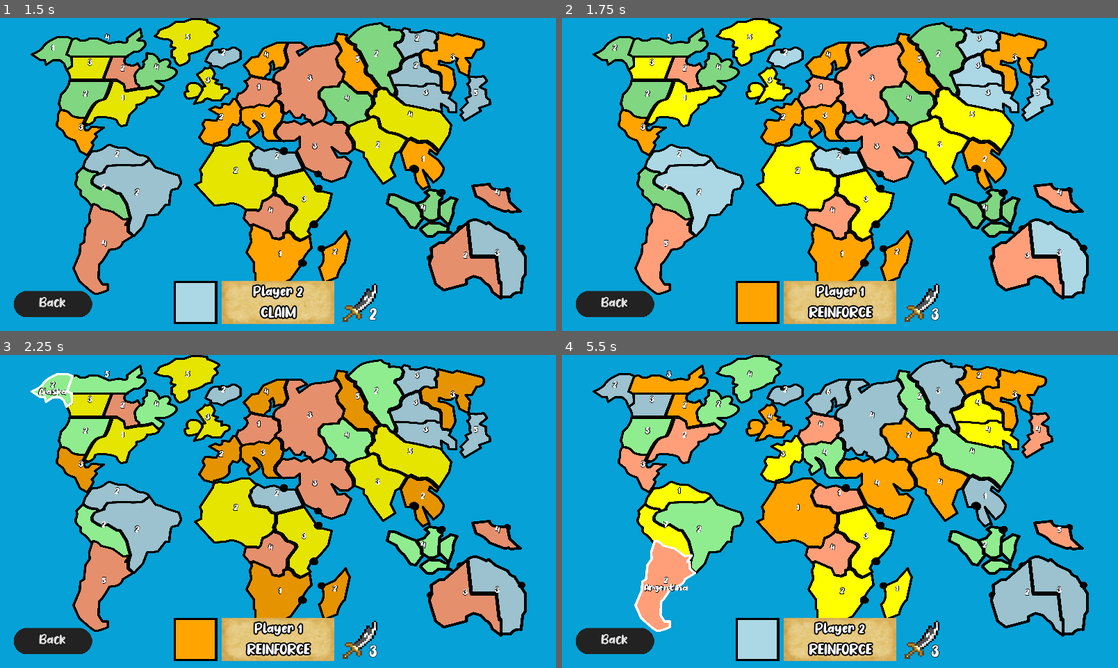
Above: before the commit, frames 1-4 (two rows, left to right).
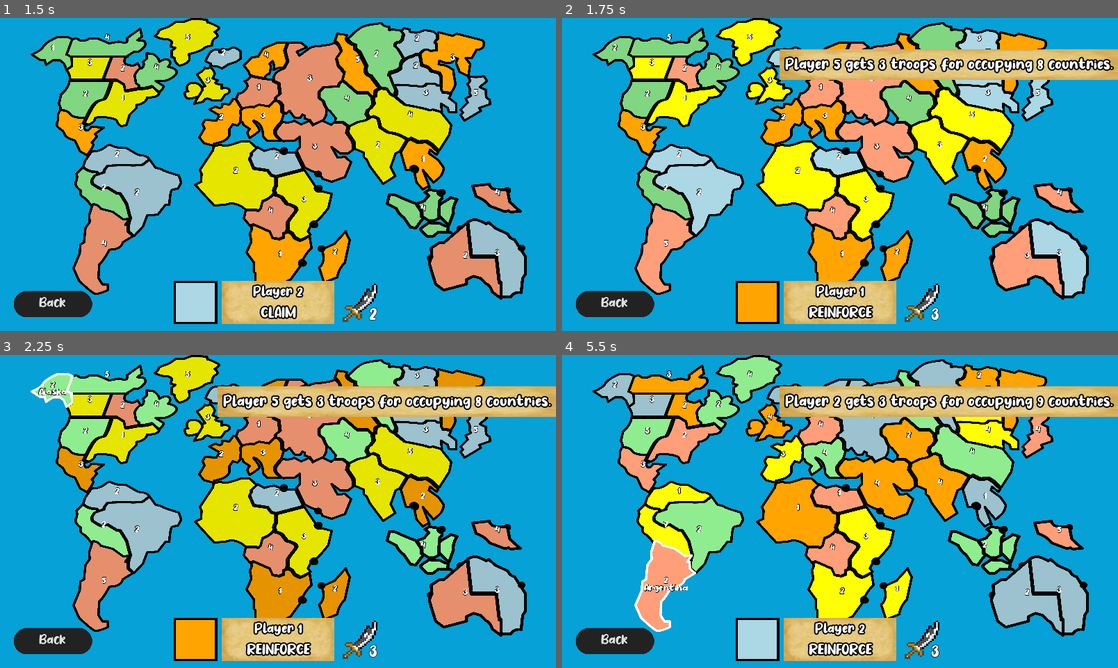
Above: after the commit, the same moments.

Repository: argosopentech/Conquest
Game: Godot game, scene res://Source/Main/Main.tscn
Two runs of this game, one before a commit and one after it. Both use one fixed random seed, a clock stepped at 60 frames per second and the inputs below.
Inputs (mouse positions are in pixels of both pictures, inside the frame that each line leads up to):
- Up to frame 1 (1.5 s): click "Play" at 0.5 s; tap Enter (ui_accept) at 1.25 s; move the mouse to (344, 102) at 1.27 s; hold M (move) from 1.28 s (still down); click (344, 102) at 1.42 s
- Up to frame 2 (1.75 s): keep holding M (move); tap Enter (ui_accept) at 1.52 s
- Up to frame 3 (2.25 s): tap Enter (ui_accept) at 2 s; move the mouse to (50, 389) at 2.02 s; release M (move) at 2.03 s; tap Right (next) at 2.1 s; click (50, 389) at 2.17 s
- Up to frame 4 (5.5 s): tap Enter (ui_accept) at 2.27, 5.27 s; click "Back" at 2.75 s; click "Play" at 3.5 s; move the mouse to (650, 405) at 4.27 s; hold Left (previous) 4.28-5.03 s; click (650, 405) at 4.42 s; move the mouse to (667, 586) at 5.02 s; tap Tab (reveal_country_names) at 5.1 s; click (667, 586) at 5.17 s

Frame 1 is identical in both runs. In frame 2, 5.9% of the frame differs, in the area x 39-100%, y 10-20%; in frame 3, 5.9%; in frame 4, 5.9%.
Error after the commit: Invalid operands 'String' and 'int' in operator '+'. (res://Source/Gameplay/StateMachine/PlayerStates/DraftState.gd:44)

Commit message:
Player Activity

Diff:
--- /dev/null
+++ b/Source/Gameplay/HUD/PlayerActivity.gd
@@ -0,0 +1,19 @@
+extends TextureRect
+
+class_name PlayerActivity
+
+onready var activity_label = $Label
+
+func _ready():
+	yield(get_tree().create_timer(3), "timeout")
+	queue_free()
+
+func set_activity(activity):
+	var activity_size_before = activity_label.rect_size
+	activity_label.text = activity
+	var activity_size_difference = activity_label.rect_size - activity_size_before
+	rect_size += activity_size_difference
+	rect_min_size = rect_size
+
+func get_activity():
+	return activity_label.text
--- /dev/null
+++ b/Source/Gameplay/HUD/PlayerActivity.tscn
@@ -0,0 +1,38 @@
+[gd_scene load_steps=5 format=2]
+
+[ext_resource path="res://Assets/Fonts/no_virus/No Virus.ttf" type="DynamicFontData" id=1]
+[ext_resource path="res://Assets/Graphics/Textures/old_paper.png" type="Texture" id=2]
+[ext_resource path="res://Source/Gameplay/HUD/PlayerActivity.gd" type="Script" id=3]
+
+[sub_resource type="DynamicFont" id=1]
+size = 36
+outline_size = 3
+outline_color = Color( 0, 0, 0, 1 )
+use_filter = true
+font_data = ExtResource( 1 )
+
+[node name="PlayerActivity" type="TextureRect"]
+anchor_left = 1.0
+anchor_right = 1.0
+margin_left = -780.0
+margin_top = 72.0
+margin_bottom = 142.0
+grow_horizontal = 0
+texture = ExtResource( 2 )
+expand = true
+script = ExtResource( 3 )
+__meta__ = {
+"_edit_use_anchors_": false
+}
+
+[node name="Label" type="Label" parent="."]
+anchor_right = 1.0
+anchor_bottom = 1.0
+grow_horizontal = 0
+custom_fonts/font = SubResource( 1 )
+text = "Player 4 gets 2 troops for occupying 11 countries."
+align = 1
+valign = 1
+__meta__ = {
+"_edit_use_anchors_": false
+}
--- a/Source/Gameplay/Player/Player.gd
+++ b/Source/Gameplay/Player/Player.gd
@@ -19,6 +19,9 @@
 
 onready var player_state = load("res://Source/Gameplay/StateMachine/PlayerStates/PlacementState.gd").new()
 onready var hud: ActivePlayerHUD = find_node("ActivePlayerHUD")
+onready var activities = find_node("Activities")
+
+var Activity = preload("res://Source/Gameplay/HUD/PlayerActivity.tscn")
 
 signal turn_completed
 
@@ -31,6 +34,13 @@
 	setup_state()
 	setup_hud()
 	connect("turn_completed", self, "turn_complete")
+
+var one_activity = false
+
+func set_activity(activity):
+	var player_activity = Activity.instance()
+	activities.add_child(player_activity)
+	player_activity.set_activity(activity)
 
 func setup_hud():
 	hud.set_player_name(name)
--- a/Source/Gameplay/Player/Player.tscn
+++ b/Source/Gameplay/Player/Player.tscn
@@ -12,3 +12,14 @@
 margin_top = -116.0
 margin_bottom = -16.0
 mouse_filter = 2
+
+[node name="Activities" type="VBoxContainer" parent="HUD"]
+anchor_left = 1.0
+anchor_right = 1.0
+margin_left = -40.0
+margin_top = 72.0
+margin_bottom = 112.0
+grow_horizontal = 0
+__meta__ = {
+"_edit_use_anchors_": false
+}
--- a/Source/Gameplay/StateMachine/PlayerStates/DraftState.gd
+++ b/Source/Gameplay/StateMachine/PlayerStates/DraftState.gd
@@ -21,7 +21,9 @@
 	var default = int(player.countries_occupied / 3)
 	if default < 3:
 		default = 3
-	print("Player ", player.name, " gets ", default, " troops for occupying ", player.countries_occupied, " countries.")
+	var activity = "Player " + player.name + " gets " + str(default) + " troops for occupying " + str(player.countries_occupied) + " countries."
+	print(activity)
+	player.set_activity(activity)
 	player.increment_reinforcement(default)
 	add_continental_bonus(player)
 	add_first_turn_bonus(player)
@@ -29,7 +31,9 @@
 func add_continental_bonus(player: Player):
 	for continent in bonus_troops.keys():
 		if player.countries_occupied_in_continents[continent] == GamePlay.total_countries_in_continents[continent]:
-			print("Player gets ", bonus_troops[continent], " for occupying ", continent)
+			var activity = "Player gets " + str(bonus_troops[continent]) + " for occupying " + continent
+			print(activity)
+			player.set_activity(activity)
 			player.increment_reinforcement(bonus_troops[continent])
 
 func add_first_turn_bonus(player: Player):
@@ -37,7 +41,9 @@
 		var player_name = int(player.name)
 		if player_name > 3:
 			var turn_bonus = player_name % 3
-			print("Player ", player_name, " gets ", turn_bonus, " for being at ", player_name, " position")
+			var activity = "Player " + player_name + " gets " + str(turn_bonus) + " for being at " + player_name + " position"
+			print(activity)
+			player.set_activity(activity)
 			player.increment_reinforcement(turn_bonus)
 		player.first_turn = false
 
--- a/project.godot
+++ b/project.godot
@@ -78,6 +78,11 @@
 "class": "Player",
 "language": "GDScript",
 "path": "res://Source/Gameplay/Player/Player.gd"
+}, {
+"base": "TextureRect",
+"class": "PlayerActivity",
+"language": "GDScript",
+"path": "res://Source/Gameplay/HUD/PlayerActivity.gd"
 }, {
 "base": "StateMachine",
 "class": "PlayerState",
@@ -124,6 +129,7 @@
 "MainMenu": "",
 "PlacementState": "",
 "Player": "",
+"PlayerActivity": "",
 "PlayerState": "",
 "PlayersQueue": "",
 "SelectedState": "",
